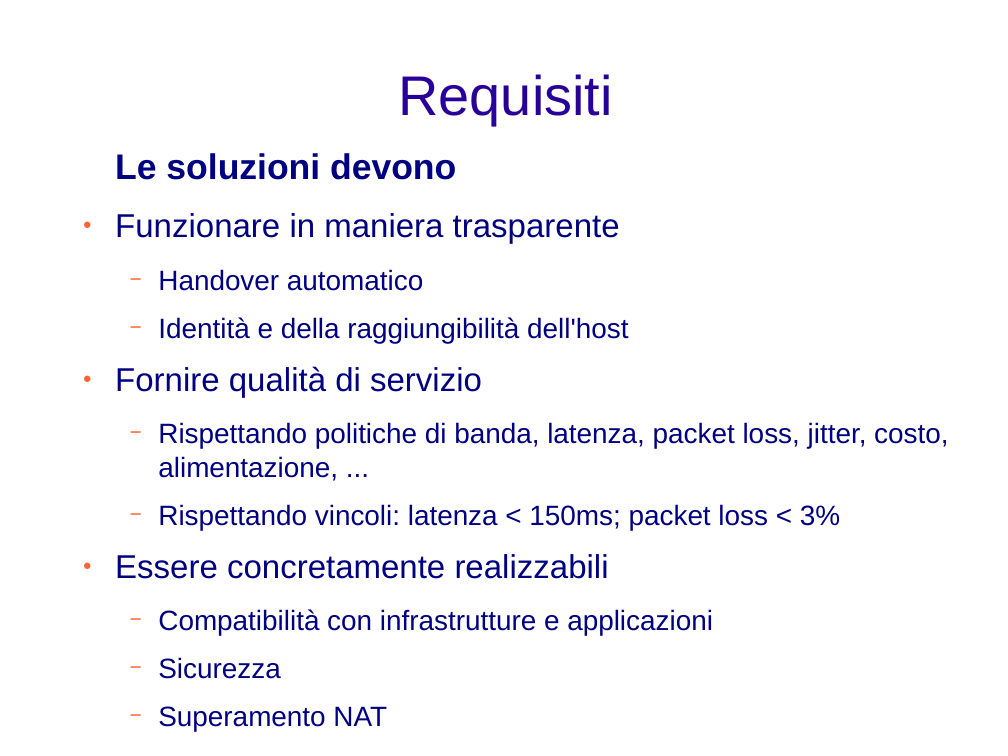
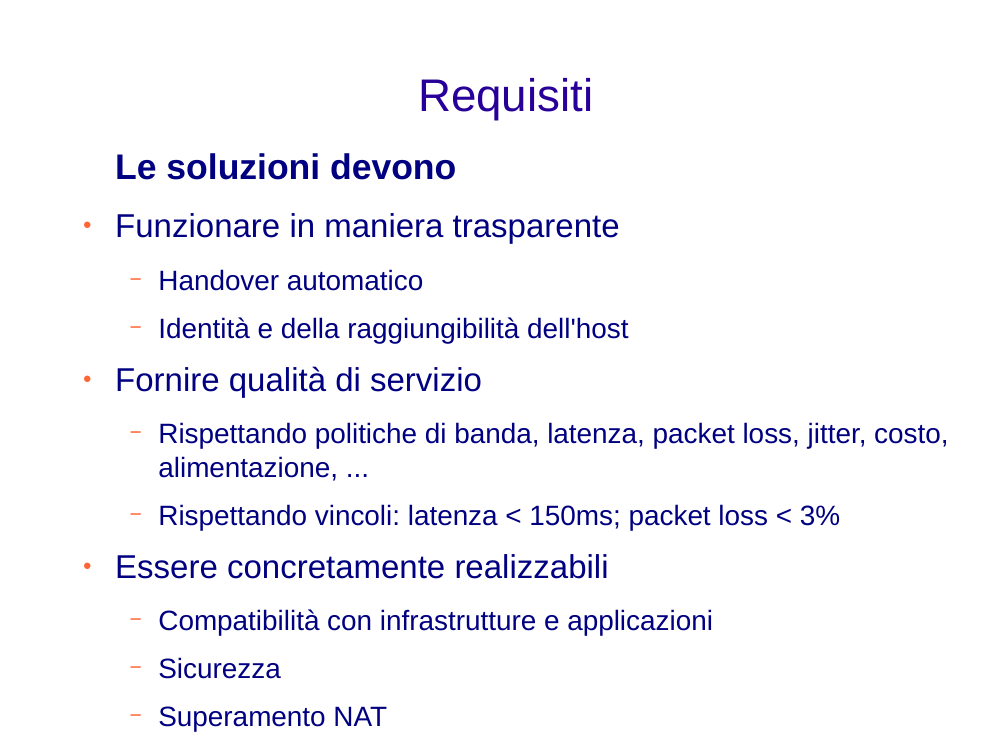
Before and after one commit to rjack/tesi-triennale, a slide deck: slide 3 of presentazione.odp. Drawn at 1008x756 pixels with LibreOffice and Linux fonts; fonts in the diff are those of the drawing; background and template pictures are left out. Boxes give left, top, right and bottom in pixels: in the first picture for what was removed or moved away, otherwise in the second. Text is boxed around its words. In the diff, an @@ line names an element or a change of style, - is before the commit and + after.

```diff
--- a/presentazione.odp
+++ b/presentazione.odp
@@ title "Requisiti" at <box>418,78,593,120</box>: size 44 to 36 pt @@
```
Also in this commit, not shown: 3 other slides changed, 3 slides added, 3 slides removed.
